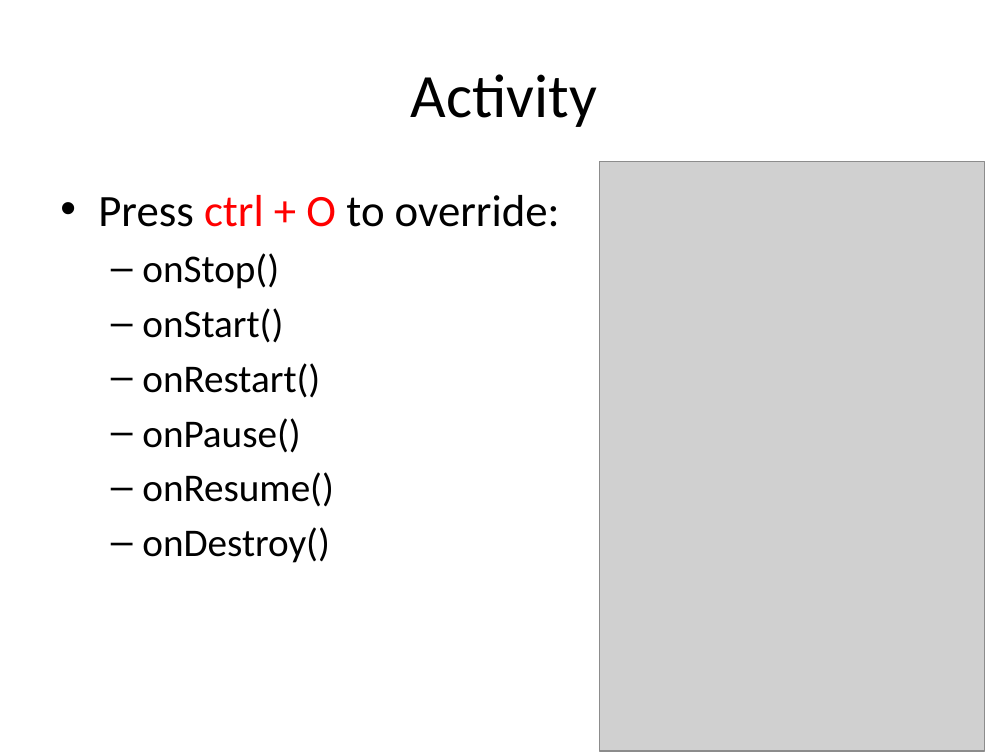
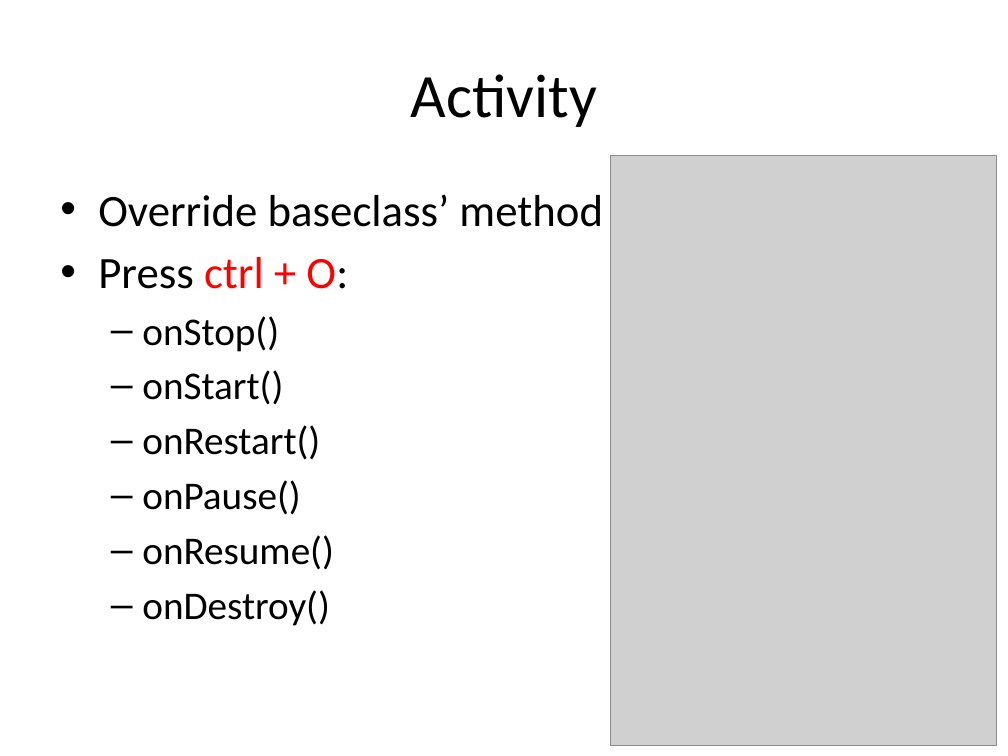
Before and after one commit to hs9021401/FIT_Android, a slide deck: slide 45 of The introduction of Android.pptx. Drawn at 1008x756 pixels with LibreOffice and Linux fonts; fonts in the diff are those of the drawing; grey boxes stand for pictures. Boxes give left, top, right and bottom in pixels: in the first picture for what was removed or moved away, otherwise in the second. Text is boxed around its words. In the diff, an @@ line names an element or a change of style, - is before the commit and + after.

```diff
--- a/The introduction of Android.pptx
+++ b/The introduction of Android.pptx
@@ picture: place and size @@
-picture at [599,161,985,751]
+picture at [611,156,997,746]
@@ text at [98,194,603,289]: text changed @@
-• Press ctrl + O to override:
+• Override baseclass’ method
+• Press ctrl + O:
```
Also in this commit, not shown: 27 other slides changed, 29 other files.
